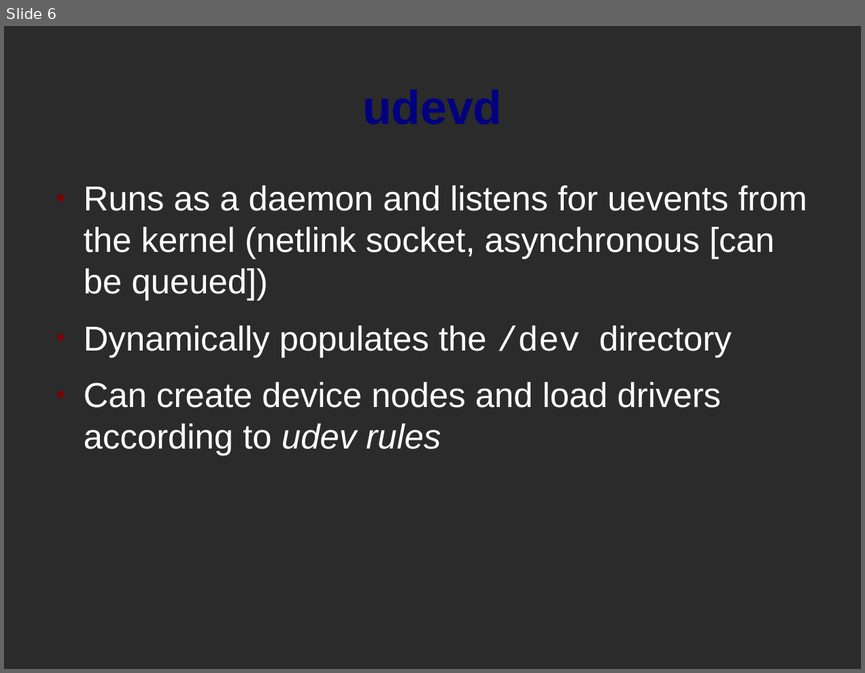
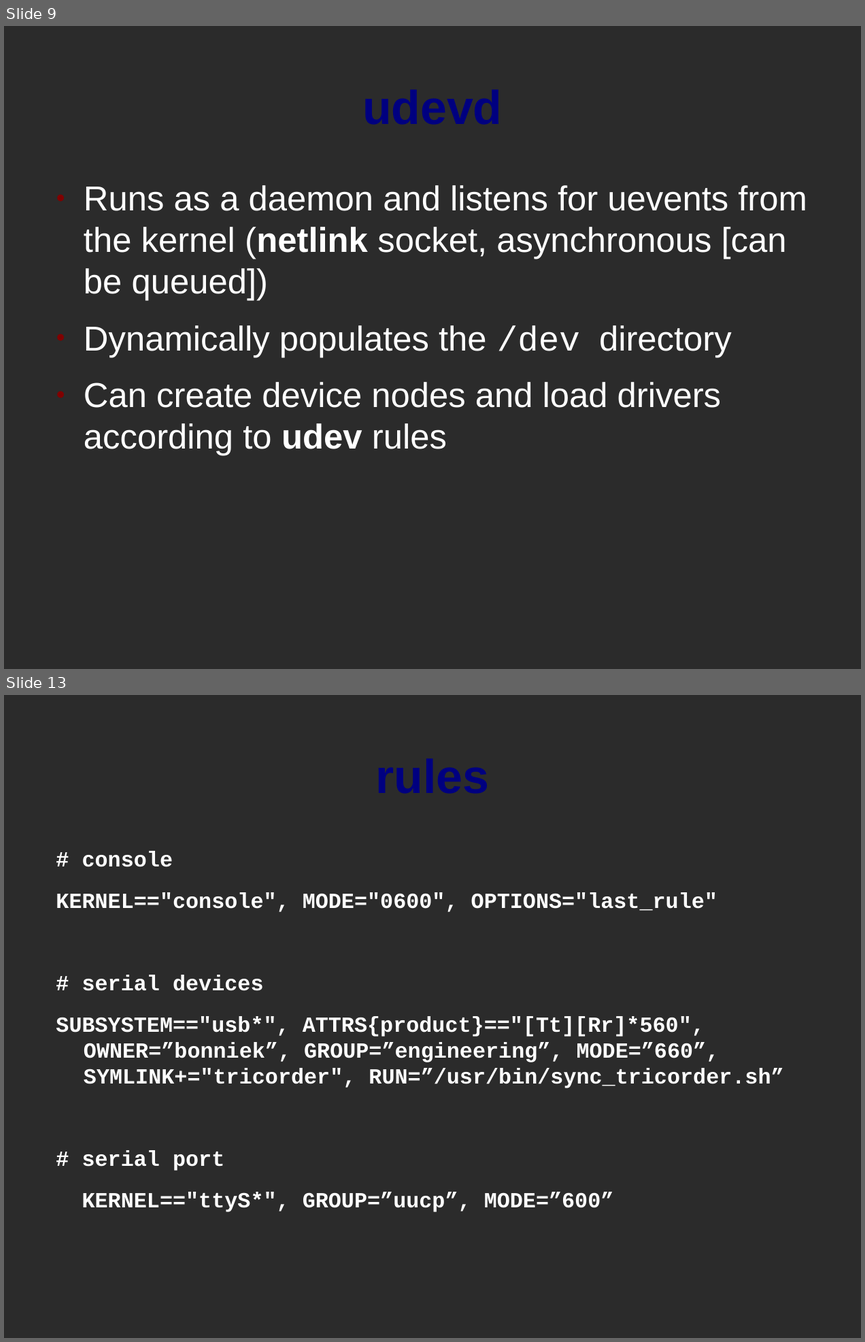
Before and after one commit to misterbonnie/presentations, a slide deck: udev.odp. Shown one above the other, each under a label of ours: slide 6 before the commit, slides 9 and 13 after it; the slides between them are not shown. The pictures are 865x673 and 865x1342 pixels, drawn with LibreOffice and Linux fonts; fonts in the diff are those of the drawing; background and template pictures are left out; a plain dark background stands for a picture behind light text. Boxes give left, top, right and bottom in pixels: in the first picture for what was removed or moved away, otherwise in the second. Text is boxed around its words. In the diff, an @@ line names an element or a change of style, - is before the commit and + after.

Commit message:
udev presentation

```diff
--- a/udev.odp
+++ b/udev.odp
@@ slide 13 added at (4, 695, 861, 1338), background picture (left out) @@
@@ title added at (47, 721, 818, 828), 44 pt, text #000080, bold @@
+rules
@@ text added at (56, 851, 783, 1212), 20 pt, text #FFFFFF, bold @@
+# console
+KERNEL=="console", MODE="0600", OPTIONS="last_rule"
+# serial devices
+SUBSYSTEM=="usb*", ATTRS{product}=="[Tt][Rr]*560", OWNER=”bonniek”, GROUP=”engineering”, MODE=”660”, SYMLINK+="tricorder", RUN=”/usr/bin/sync_tricorder.sh”
+# serial port
+KERNEL=="ttyS*", GROUP=”uucp”, MODE=”600”
@@ what was slide 6 is now slide 9 @@
@@ slide 9 changed as well @@
@@ text at (84, 185, 807, 456): bold on in "(netlink", "udev"; italic off in "udev rules" @@
```
Also in this commit, not shown: 5 other slides changed, 9 other slides added, 2 slides removed, 1 other file.
